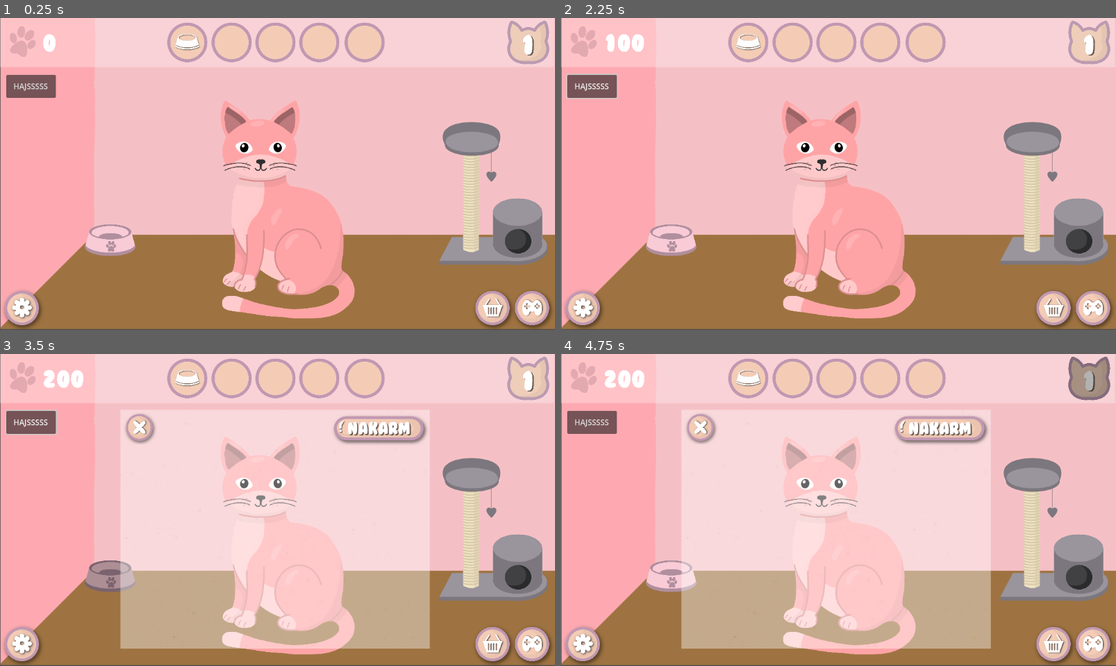
Above: before the commit, frames 1-4 (two rows, left to right).
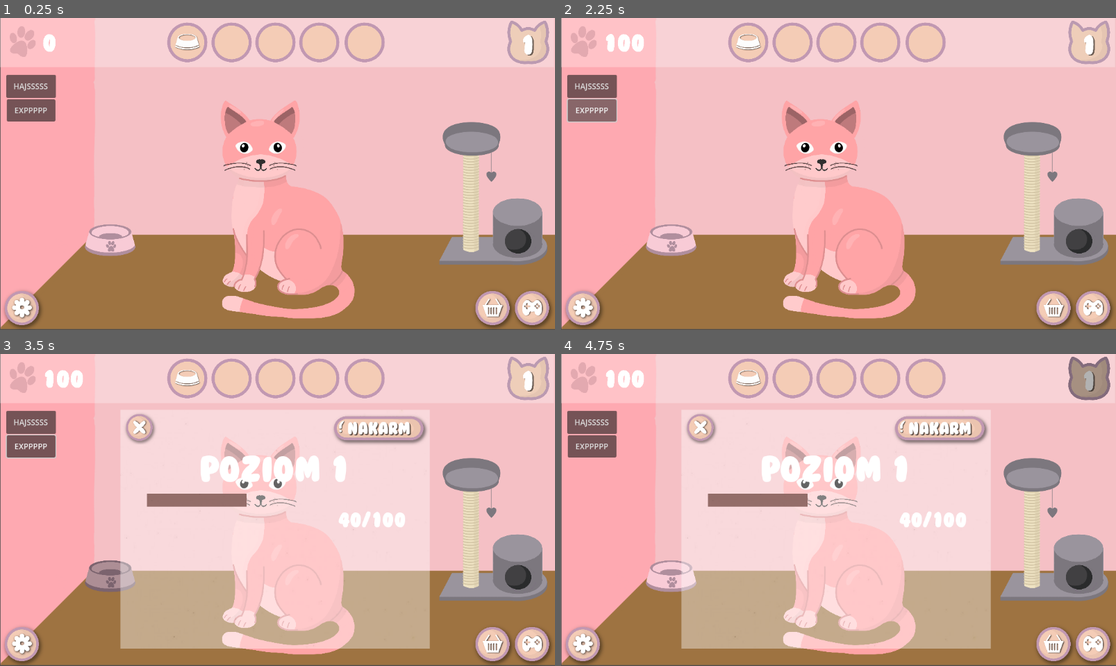
Above: after the commit, the same moments.

Repository: karmeloova/ByteBuddies
Game: Godot game, scene res://Scenes/Rooms/MainRoom.tscn
The game is run twice, just before and just after one commit, with the same random seed, the same clock (stepped at 60 frames per second) and the same inputs.
Inputs (mouse positions are in pixels of both pictures, inside the frame that each line leads up to):
- Up to frame 1 (0.25 s): no input
- Up to frame 2 (2.25 s): click (583, 308) at 0.52 s; click "HAJSSSSS" at 1.25 s; click (594, 111) at 2 s, where only the run after the commit has a clickable "EXPPPPP"
- Up to frame 3 (3.5 s): tap Enter (ui_accept) at 2.75 s; drag from (527, 378) to (111, 578) at 2.77 s
- Up to frame 4 (4.75 s): click "Nakarm" at 3.5 s; tap Enter (ui_accept) at 4.25 s; drag from (672, 578) to (1088, 378) at 4.27 s

The runs differ from the first frame. In frame 1, 0.6% of the frame differs, in the area x 1-62%, y 26-97%; in frame 2, 0.8%; in frame 3, 3.3%, in the area x 1-73%, y 5-97%; in frame 4, 3.2%.

Commit message:
New minigame

Diff:
--- /dev/null
+++ b/Resources/Levels/Level2.tres
@@ -0,0 +1,10 @@
+[gd_resource type="Resource" script_class="Level" load_steps=2 format=3 uid="uid://drrfn7u42bggg"]
+
+[ext_resource type="Script" path="res://Scripts/Resources/Levels.gd" id="1_kn23b"]
+
+[resource]
+script = ExtResource("1_kn23b")
+level = 2
+need_exp = 100
+money_prize = 10
+unlock_something = false
--- /dev/null
+++ b/Resources/Levels/Level3.tres
@@ -0,0 +1,10 @@
+[gd_resource type="Resource" script_class="Level" load_steps=2 format=3 uid="uid://didtxc40kdu0n"]
+
+[ext_resource type="Script" path="res://Scripts/Resources/Levels.gd" id="1_8pjwx"]
+
+[resource]
+script = ExtResource("1_8pjwx")
+level = 3
+need_exp = 200
+money_prize = 150
+unlock_something = false
--- /dev/null
+++ b/Resources/Levels/Level4.tres
@@ -0,0 +1,10 @@
+[gd_resource type="Resource" script_class="Level" load_steps=2 format=3 uid="uid://brnl2nxe8wt0c"]
+
+[ext_resource type="Script" path="res://Scripts/Resources/Levels.gd" id="1_o1s8j"]
+
+[resource]
+script = ExtResource("1_o1s8j")
+level = 4
+need_exp = 300
+money_prize = 200
+unlock_something = false
--- /dev/null
+++ b/Resources/Levels/Level5.tres
@@ -0,0 +1,10 @@
+[gd_resource type="Resource" script_class="Level" load_steps=2 format=3 uid="uid://dcvtl45kugnag"]
+
+[ext_resource type="Script" path="res://Scripts/Resources/Levels.gd" id="1_it0vh"]
+
+[resource]
+script = ExtResource("1_it0vh")
+level = 5
+need_exp = 400
+money_prize = 250
+unlock_something = true
--- a/Scenes/Minigames/CatHop.tscn
+++ b/Scenes/Minigames/CatHop.tscn
@@ -1,13 +1,13 @@
 [gd_scene load_steps=16 format=3 uid="uid://x5i72wcl8spx"]
 
-[ext_resource type="Script" path="res://Scenes/Minigames/Player.gd" id="1_76w8l"]
-[ext_resource type="Script" path="res://Scenes/Minigames/CameraCatHop.gd" id="2_ebytp"]
-[ext_resource type="Script" path="res://Scenes/Minigames/Platforms.gd" id="2_w0emf"]
+[ext_resource type="Script" path="res://Scripts/Minigames/CatJump/Player.gd" id="1_76w8l"]
+[ext_resource type="Script" path="res://Scripts/Minigames/CatJump/CameraCatHop.gd" id="2_ebytp"]
+[ext_resource type="Script" path="res://Scripts/Minigames/CatJump/Platforms.gd" id="2_w0emf"]
 [ext_resource type="FontFile" uid="uid://ccgpsjqwwow8o" path="res://Fonts/Bubblegum.ttf" id="4_v2enh"]
-[ext_resource type="Script" path="res://Scenes/Minigames/CoinsLabel.gd" id="5_4fi6x"]
-[ext_resource type="Script" path="res://Scenes/Minigames/Points.gd" id="5_of3sl"]
+[ext_resource type="Script" path="res://Scripts/Minigames/CatJump/CoinsLabel.gd" id="5_4fi6x"]
+[ext_resource type="Script" path="res://Scripts/Minigames/CatJump/Points.gd" id="5_of3sl"]
 [ext_resource type="PackedScene" uid="uid://doyyhye04gaml" path="res://Scenes/Prefabs/UI/LoseUI.tscn" id="6_wbr14"]
-[ext_resource type="Script" path="res://Scenes/Minigames/Coins.gd" id="6_x1t1n"]
+[ext_resource type="Script" path="res://Scripts/Minigames/CatJump/Coins.gd" id="6_x1t1n"]
 [ext_resource type="PackedScene" uid="uid://cyn346855vab8" path="res://Scenes/Prefabs/UI/PauseUI.tscn" id="9_sdip7"]
 
 [sub_resource type="CanvasTexture" id="CanvasTexture_wclep"]
--- /dev/null
+++ b/Scenes/Minigames/CheckButton.gd
@@ -0,0 +1,14 @@
+extends Control
+
+func _on_texture_button_mouse_entered():
+	if not $TextureButton.disabled :
+		modulate = Color("b2b2b2")
+
+func _on_texture_button_mouse_exited():
+	modulate = Color("ffffff")
+
+func _on_texture_button_pressed():
+	if($"../InstructionNode".all_field_has_data) :
+		SignalManager.check_field.emit()
+	else :
+		print("Nie wszystkie mają dane :c")
--- a/Scenes/Minigames/DragAndDrop.tscn
+++ b/Scenes/Minigames/DragAndDrop.tscn
@@ -1,3 +1,50 @@
-[gd_scene format=3 uid="uid://2q5dqmbag8tm"]
+[gd_scene load_steps=5 format=3 uid="uid://2q5dqmbag8tm"]
+
+[ext_resource type="Script" path="res://Scenes/Minigames/InstructionNode.gd" id="1_pr2fo"]
+[ext_resource type="Script" path="res://Scenes/Minigames/CheckButton.gd" id="2_am64q"]
+[ext_resource type="Texture2D" uid="uid://bowy12qgsf8t3" path="res://Images/UI/Buttons/Button.png" id="2_mlmjo"]
+[ext_resource type="FontFile" uid="uid://ccgpsjqwwow8o" path="res://Fonts/Bubblegum.ttf" id="3_5qsjs"]
 
 [node name="DragAndDrop" type="Node2D"]
+
+[node name="InstructionNode" type="Node2D" parent="."]
+script = ExtResource("1_pr2fo")
+
+[node name="CheckButton" type="Control" parent="."]
+layout_mode = 3
+anchors_preset = 0
+offset_left = 859.0
+offset_top = -8.0
+offset_right = 1230.0
+offset_bottom = 136.0
+scale = Vector2(0.8, 0.8)
+script = ExtResource("2_am64q")
+metadata/_edit_group_ = true
+
+[node name="TextureButton" type="TextureButton" parent="CheckButton"]
+offset_left = 8.75
+offset_top = 17.5
+offset_right = 374.75
+offset_bottom = 137.5
+texture_normal = ExtResource("2_mlmjo")
+ignore_texture_size = true
+stretch_mode = 0
+
+[node name="Label" type="Label" parent="CheckButton"]
+layout_mode = 0
+offset_left = 30.2499
+offset_top = 45.0
+offset_right = 351.25
+offset_bottom = 104.0
+theme_override_colors/font_shadow_color = Color(0, 0, 0, 1)
+theme_override_constants/shadow_offset_x = 2
+theme_override_constants/shadow_offset_y = 2
+theme_override_fonts/font = ExtResource("3_5qsjs")
+theme_override_font_sizes/font_size = 50
+text = "Sprawdz"
+horizontal_alignment = 1
+vertical_alignment = 1
+
+[connection signal="mouse_entered" from="CheckButton/TextureButton" to="CheckButton" method="_on_texture_button_mouse_entered"]
+[connection signal="mouse_exited" from="CheckButton/TextureButton" to="CheckButton" method="_on_texture_button_mouse_exited"]
+[connection signal="pressed" from="CheckButton/TextureButton" to="CheckButton" method="_on_texture_button_pressed"]
--- /dev/null
+++ b/Scenes/Minigames/InstructionNode.gd
@@ -0,0 +1,65 @@
+extends Node2D
+var tab : Array[String] = ["for", "i", "in range", "10", "\n", "print",
+						  "XD"]
+var instruction_node = self
+var Instruction = preload("res://Scenes/Prefabs/Minigames/DragAndDropPrefab.tscn")
+var instruction_instance;
+
+var instruction_pos = Vector2(30,30)
+var field_pos = Vector2(30,204)
+
+var field
+var instruction
+
+var make_enter : bool = false
+var remove_tab : bool = false
+var is_first : bool = true
+var tab_size : int = 100
+@export var all_field_has_data : bool = false
+
+func _ready():
+	for i in range(tab.size()) :
+		if(tab[i] != "\n") :
+			instruction_instance = Instruction.instantiate()
+			instruction_node.call_deferred("add_child", instruction_instance)
+			instruction_instance.get_node("Control/Label").text = tab[i]
+			set_elements_pos(instruction_instance, is_first)
+		else :
+			make_enter = true
+		is_first = false
+
+	SignalManager.added_data_to_field.connect(_on_added_data)
+
+func _on_added_data(text) :
+	all_field_has_data = true
+	for i in instruction_node.get_children() :
+		if !i.get_node("Field").have_data :
+			all_field_has_data = false
+			break
+
+func set_elements_pos(instruction_instance, is_first : bool) :
+	instruction = instruction_instance.get_node("Control")
+	field = instruction_instance.get_node("Field")
+
+	instruction.position = instruction_pos
+	instruction_pos.x += 120
+
+	if(is_first) :
+		field.position = field_pos
+	else :
+		if(make_enter) :
+			if(not remove_tab) :
+				field_pos.x = tab_size
+				field_pos.y += 50
+				field.position = field_pos
+				make_enter = false
+				remove_tab = true
+			else :
+				remove_tab = false
+				make_enter = false
+				field_pos.x = 30
+				field_pos.y += 50
+				field.position = field_pos
+		else :
+			field_pos.x += 120
+			field.position = field_pos
--- a/Scenes/Minigames/WalkToTarget.tscn
+++ b/Scenes/Minigames/WalkToTarget.tscn
@@ -7,7 +7,8 @@
 [ext_resource type="Script" path="res://Scripts/Minigames/WalkToTarget/GenerateBoard.gd" id="5_y7m5q"]
 [ext_resource type="Script" path="res://Scripts/Minigames/WalkToTarget/PlayerGoToTarget.gd" id="6_uoexw"]
 [ext_resource type="Texture2D" uid="uid://xr24310ei2bc" path="res://Images/Backgrounds/LACMTA_Circle_Purple_Line.svg.png" id="7_g0173"]
-[ext_resource type="Texture2D" uid="uid://b417hifsytge3" path="res://Images/Accessories/Miska.png" id="8_sigdh"]
+[ext_resource type="Texture2D" uid="uid://cu0aeijd1ek4e" path="res://Images/Accessories/Bowl/EmptyBowl.png" id="8_1riy0"]
+[ext_resource type="Texture2D" uid="uid://dwwahex67somt" path="res://Images/Accessories/Bowl/Food.png" id="9_y3dwg"]
 [ext_resource type="Script" path="res://Scripts/Minigames/WalkToTarget/Lives.gd" id="10_1r340"]
 [ext_resource type="PackedScene" uid="uid://cyn346855vab8" path="res://Scenes/Prefabs/UI/PauseUI.tscn" id="11_cltnc"]
 [ext_resource type="PackedScene" uid="uid://doyyhye04gaml" path="res://Scenes/Prefabs/UI/LoseUI.tscn" id="11_nlonb"]
@@ -88,7 +89,11 @@
 [node name="Miska" type="Sprite2D" parent="Bowl"]
 position = Vector2(1.19209e-07, -1)
 scale = Vector2(0.0583366, 0.0583366)
-texture = ExtResource("8_sigdh")
+texture = ExtResource("8_1riy0")
+
+[node name="Food" type="Sprite2D" parent="Bowl"]
+scale = Vector2(0.058, 0.058)
+texture = ExtResource("9_y3dwg")
 
 [node name="Layout" type="Node2D" parent="."]
 
--- /dev/null
+++ b/Scenes/Prefabs/LevelPrefab.gd
@@ -0,0 +1,33 @@
+extends Node2D
+
+@export var levels : Array[Level]
+var next_level
+var level_number : int = 0
+var can_be_promoted : bool = true
+
+func _ready():
+	next_level = levels[level_number]
+	$Exp.max_value = next_level.need_exp
+	$Exp.value = VariableManager.current_exp
+	$Level.text = "Poziom 1"
+	$CurrentExp.text = str(VariableManager.current_exp) + "/" + str(next_level.need_exp)
+	SignalManager.add_exp.connect(_on_add_exp)
+
+func _on_add_exp(value):
+	$Exp.value = VariableManager.current_exp
+	$CurrentExp.text = str(VariableManager.current_exp) + "/" + str(next_level.need_exp)
+	if(VariableManager.current_exp >= next_level.need_exp) :
+		if(VariableManager.can_be_promoted) : promotion()
+		else: print("osiągnąłeś maksymalny poziom")
+
+func promotion():
+	VariableManager.current_exp = 0;
+	$Exp.value = VariableManager.current_exp
+	$Level.text = "Poziom " + str(next_level.level)
+	level_number += 1
+	if(level_number == levels.size()-1) :
+		VariableManager.can_be_promoted = false
+	next_level = levels[level_number]
+	$Exp.max_value = next_level.need_exp
+	$CurrentExp.text = str(VariableManager.current_exp) + "/" + str(next_level.need_exp)
+	print("Jestes teraz na poziomie: ", levels[level_number-1].level)
--- /dev/null
+++ b/Scenes/Prefabs/LevelPrefab.tscn
@@ -0,0 +1,42 @@
+[gd_scene load_steps=8 format=3 uid="uid://k2t0np43srls"]
+
+[ext_resource type="Script" path="res://Scenes/Prefabs/LevelPrefab.gd" id="1_cat67"]
+[ext_resource type="Resource" uid="uid://drrfn7u42bggg" path="res://Resources/Levels/Level2.tres" id="2_8aj07"]
+[ext_resource type="Resource" uid="uid://didtxc40kdu0n" path="res://Resources/Levels/Level3.tres" id="3_w4pu6"]
+[ext_resource type="Resource" uid="uid://brnl2nxe8wt0c" path="res://Resources/Levels/Level4.tres" id="4_qi5c2"]
+[ext_resource type="Resource" uid="uid://dcvtl45kugnag" path="res://Resources/Levels/Level5.tres" id="5_2wsh1"]
+[ext_resource type="Texture2D" uid="uid://dl8dw08og2gr8" path="res://Images/Backgrounds/Placeholder_backgorund_minigames.jpg" id="6_6we7l"]
+[ext_resource type="FontFile" uid="uid://ccgpsjqwwow8o" path="res://Fonts/Bubblegum.ttf" id="7_aeqlx"]
+
+[node name="LevelPrefab" type="Node2D"]
+script = ExtResource("1_cat67")
+levels = Array[Resource("res://Scripts/Resources/Levels.gd")]([ExtResource("2_8aj07"), ExtResource("3_w4pu6"), ExtResource("4_qi5c2"), ExtResource("5_2wsh1")])
+
+[node name="Exp" type="TextureProgressBar" parent="."]
+modulate = Color(0.578851, 0.429316, 0.41306, 1)
+offset_left = 7.0
+offset_top = 90.0
+offset_right = 524.0
+offset_bottom = 117.0
+nine_patch_stretch = true
+texture_progress = ExtResource("6_6we7l")
+
+[node name="Level" type="Label" parent="."]
+offset_left = 117.0
+offset_top = 5.0
+offset_right = 356.0
+offset_bottom = 80.0
+theme_override_fonts/font = ExtResource("7_aeqlx")
+theme_override_font_sizes/font_size = 70
+text = "AA"
+horizontal_alignment = 1
+
+[node name="CurrentExp" type="Label" parent="."]
+offset_left = 305.0
+offset_top = 125.0
+offset_right = 544.0
+offset_bottom = 171.0
+theme_override_fonts/font = ExtResource("7_aeqlx")
+theme_override_font_sizes/font_size = 40
+text = "AAAAA"
+horizontal_alignment = 2
--- /dev/null
+++ b/Scenes/Prefabs/Minigames/DragAndDropPrefab.tscn
@@ -0,0 +1,44 @@
+[gd_scene load_steps=5 format=3 uid="uid://uljnqiww4oqr"]
+
+[ext_resource type="Texture2D" uid="uid://c2vj27x4l7mfl" path="res://Images/Grafika_bez_nazwy (1).png" id="1_miwle"]
+[ext_resource type="Script" path="res://Scenes/Prefabs/Minigames/Instruction.gd" id="1_rex6f"]
+[ext_resource type="Script" path="res://Scenes/Prefabs/Minigames/Field.gd" id="2_ypt7q"]
+[ext_resource type="Texture2D" uid="uid://0xgk2wwhegqt" path="res://Images/Grafika_bez_nazwy 2.png" id="3_7bllx"]
+
+[node name="DragAndDropPrefab" type="Node2D"]
+
+[node name="Control" type="Control" parent="."]
+layout_mode = 3
+anchors_preset = 0
+offset_right = 40.0
+offset_bottom = 40.0
+script = ExtResource("1_rex6f")
+
+[node name="Instruction" type="TextureRect" parent="Control"]
+offset_left = 2.0
+offset_top = 2.0
+offset_right = 118.0
+offset_bottom = 44.0
+texture = ExtResource("1_miwle")
+
+[node name="Label" type="Label" parent="Control"]
+layout_mode = 0
+offset_left = 2.0
+offset_top = 2.0
+offset_right = 118.0
+offset_bottom = 44.0
+text = "LALALALA"
+horizontal_alignment = 1
+vertical_alignment = 1
+
+[node name="Field" type="TextureRect" parent="." node_paths=PackedStringArray("instruction", "instruction_texture")]
+offset_left = 31.0
+offset_top = 179.0
+offset_right = 147.0
+offset_bottom = 221.0
+texture = ExtResource("3_7bllx")
+script = ExtResource("2_ypt7q")
+instruction = NodePath("../Control/Label")
+instruction_texture = NodePath("../Control/Instruction")
+
+[connection signal="child_exiting_tree" from="Field" to="Field" method="_on_child_exiting_tree"]
--- /dev/null
+++ b/Scenes/Prefabs/Minigames/Field.gd
@@ -0,0 +1,32 @@
+extends Control
+@export var have_data : bool = false
+@export var instruction : Label
+@export var instruction_texture : TextureRect
+var instruction_text
+
+func _ready():
+	SignalManager.check_field.connect(_on_check_field)
+
+func _can_drop_data(at_position, data):
+	if not have_data :
+		return true
+	else :
+		return false
+
+func _drop_data(at_position, data):
+	data.get_parent().remove_child(data)
+	add_child(data)
+	data.position = Vector2(-2,-2)
+	have_data = true
+	instruction_text = data.get_node("Label").text
+	SignalManager.added_data_to_field.emit(instruction_text)
+
+func _on_check_field() :
+	if(instruction_text == instruction.text) :
+		instruction_texture.modulate = Color("96ffa1")
+	else :
+		instruction_texture.modulate = Color("b6274b")
+
+func _on_child_exiting_tree(node):
+	have_data = false
+	SignalManager.removed_data_from_field.emit(instruction_text)
--- /dev/null
+++ b/Scenes/Prefabs/Minigames/Instruction.gd
@@ -0,0 +1,24 @@
+extends Control
+var draggable : bool = true
+var start_pos = Vector2.ZERO
+var is_mouse : bool = false
+var instruction_font_size
+
+func _ready():
+	instruction_font_size = $Label.get_theme_font_size("font_size")
+
+func _get_drag_data(at_position):
+	var drag_data = Control.new()
+	var texture_rect = TextureRect.new()
+	texture_rect.texture = $Instruction.texture
+	texture_rect.size = $Instruction.size
+	drag_data.add_child(texture_rect)
+	var label = Label.new()
+	label.text = $Label.text
+	label.size = $Label.size
+	label.add_theme_font_size_override("font_size", instruction_font_size)
+	label.vertical_alignment = $Label.vertical_alignment
+	label.horizontal_alignment = $Label.horizontal_alignment
+	drag_data.add_child(label)
+	set_drag_preview(drag_data)
+	return self
--- a/Scenes/Rooms/Button.gd
+++ b/Scenes/Rooms/Button.gd
@@ -9,8 +9,3 @@
 # Called every frame. 'delta' is the elapsed time since the previous frame.
 func _process(delta):
 	pass
-
-
-func _on_pressed():
-	VariableManager.coins += 100
-	SignalManager.change_money.emit()
--- a/Scenes/Rooms/Level.gd
+++ b/Scenes/Rooms/Level.gd
@@ -11,3 +11,4 @@
 func _on_input_event(viewport, event, shape_idx):
 	if(Input.is_mouse_button_pressed(MOUSE_BUTTON_LEFT)) :
 		panel_template.visible = true
+		level.visible = true
--- a/Scenes/Rooms/MainRoom.tscn
+++ b/Scenes/Rooms/MainRoom.tscn
@@ -30,11 +30,12 @@
 [ext_resource type="Resource" uid="uid://c6lobf5d5a0ah" path="res://Resources/Food/Pineapple.tres" id="18_m58wg"]
 [ext_resource type="Texture2D" uid="uid://dwwahex67somt" path="res://Images/Accessories/Bowl/Food.png" id="19_kh8nr"]
 [ext_resource type="Resource" uid="uid://b8qtspxh2opu6" path="res://Resources/Food/Banana.tres" id="19_wcutm"]
-[ext_resource type="Script" path="res://Scenes/Rooms/Button.gd" id="23_ek1bj"]
 [ext_resource type="Texture2D" uid="uid://6adv5bnfl4ff" path="res://Images/UI/Buttons/Back.png" id="24_srg2u"]
 [ext_resource type="Texture2D" uid="uid://bowy12qgsf8t3" path="res://Images/UI/Buttons/Button.png" id="28_7d6xq"]
 [ext_resource type="Texture2D" uid="uid://uhifpi6dj3ce" path="res://Images/Cats/Cat.png" id="32_3rwvs"]
 [ext_resource type="Script" path="res://Scenes/Rooms/Cat.gd" id="32_38vco"]
+[ext_resource type="PackedScene" uid="uid://k2t0np43srls" path="res://Scenes/Prefabs/LevelPrefab.tscn" id="33_0i3x0"]
+[ext_resource type="Script" path="res://Scenes/Rooms/XD.gd" id="36_iupy0"]
 
 [sub_resource type="CanvasTexture" id="CanvasTexture_nyw1b"]
 
@@ -56,6 +57,7 @@
 metadata/_edit_group_ = true
 
 [node name="Image" type="Sprite2D" parent="Cat"]
+texture_filter = 1
 position = Vector2(0, 3.05176e-05)
 texture = ExtResource("32_3rwvs")
 
@@ -178,11 +180,12 @@
 scale = Vector2(0.637435, 0.629913)
 texture = ExtResource("8_kmuo1")
 
-[node name="Level" type="Area2D" parent="UI" node_paths=PackedStringArray("panel_template")]
+[node name="Level" type="Area2D" parent="UI" node_paths=PackedStringArray("panel_template", "level")]
 position = Vector2(1097, 54)
 scale = Vector2(0.190099, 0.190099)
 script = ExtResource("8_vwgn7")
 panel_template = NodePath("../Panels/PanelTemplate")
+level = NodePath("../Panels/Level")
 metadata/_edit_group_ = true
 
 [node name="LevelBackground" type="Sprite2D" parent="UI/Level"]
@@ -504,6 +507,12 @@
 theme_override_font_sizes/font_size = 33
 text = "Nakarm"
 
+[node name="Level" type="Node2D" parent="UI/Panels"]
+visible = false
+
+[node name="LevelPrefab" parent="UI/Panels/Level" instance=ExtResource("33_0i3x0")]
+position = Vector2(298, 200)
+
 [node name="Scratching_post" type="Area2D" parent="."]
 script = ExtResource("14_7xxgu")
 
@@ -515,13 +524,22 @@
 [node name="CollisionPolygon2D" type="CollisionPolygon2D" parent="Scratching_post"]
 polygon = PackedVector2Array(919, 245, 932, 226, 965, 216, 1004, 218, 1033, 230, 1039, 246, 1035, 261, 1035, 270, 1019, …(303 unchanged characters)…
 
-[node name="Button" type="Button" parent="."]
+[node name="XD" type="Node2D" parent="."]
+script = ExtResource("36_iupy0")
+
+[node name="Button" type="Button" parent="XD"]
 offset_left = 13.0
 offset_top = 118.0
 offset_right = 116.0
 offset_bottom = 166.0
 text = "HAJSSSSS"
-script = ExtResource("23_ek1bj")
+
+[node name="Button2" type="Button" parent="XD"]
+offset_left = 14.0
+offset_top = 169.0
+offset_right = 115.0
+offset_bottom = 215.0
+text = "EXPPPPP"
 
 [connection signal="timeout" from="Cat/EatTimer" to="Cat" method="_on_eat_timer_timeout"]
 [connection signal="timeout" from="UI/Needs/Timer" to="UI/Needs" method="_on_timer_timeout"]
@@ -556,4 +574,5 @@
 [connection signal="input_event" from="Scratching_post" to="Scratching_post" method="_on_input_event"]
 [connection signal="mouse_entered" from="Scratching_post" to="Scratching_post" method="_on_mouse_entered"]
 [connection signal="mouse_exited" from="Scratching_post" to="Scratching_post" method="_on_mouse_exited"]
-[connection signal="pressed" from="Button" to="Button" method="_on_pressed"]
+[connection signal="pressed" from="XD/Button" to="XD" method="_on_button_pressed"]
+[connection signal="pressed" from="XD/Button2" to="XD" method="_on_button_2_pressed"]
--- a/Scenes/Minigames/Floor.gd
+++ b/Scenes/Rooms/XD.gd
@@ -1,4 +1,4 @@
-extends Area2D
+extends Node2D
 
 
 # Called when the node enters the scene tree for the first time.
@@ -11,5 +11,9 @@
 	pass
 
 
-func _on_area_shape_entered(area_rid, area, area_shape_index, local_shape_index):
-	print("XDDDDDDDDDDDDDD")
+func _on_button_pressed():
+	VariableManager.coins += 100
+	SignalManager.change_money.emit()
+
+func _on_button_2_pressed():
+	SignalManager.add_exp.emit(20)
--- a/Scripts/Autoload/signal_manager.gd
+++ b/Scripts/Autoload/signal_manager.gd
@@ -22,6 +22,11 @@
 signal add_platform()
 signal generate_coin(last_position, platform_size)
 
+# CODE GAME
+signal check_field()
+signal added_data_to_field(data : String)
+signal removed_data_from_field(data : String)
+
 #------------------ ANIMAL NEEDS ----------------------------
 signal scratch(value)
 signal changed_needs()
@@ -35,3 +40,6 @@
 signal add_coin(value)
 signal go_to_bowl()
 signal eat_end()
+
+#------------------ LEVEL -----------------------------------
+signal add_exp(value)
--- a/Scripts/Autoload/variable_manager.gd
+++ b/Scripts/Autoload/variable_manager.gd
@@ -28,3 +28,7 @@
 #------------- SHOP ------------------
 
 var food_item : Food_Resource
+
+#------------- LEVEL -----------------
+var current_exp : int = 0
+var can_be_promoted : bool = true
--- a/Scenes/Minigames/CameraCatHop.gd
+++ b/Scripts/Minigames/CatJump/CameraCatHop.gd
@@ -5,16 +5,11 @@
 # Called when the node enters the scene tree for the first time.
 func _ready():
 	start_position = position
+	SignalManager.loseGame.connect(_on_lose_game)
 
-	SignalManager.loseGame.connect(_on_lose_game)
-	SignalManager.restartGame.connect(_on_restart_game)
 func _process(delta):
 	if(VariableManager.moved and move) :
 		position.y -= camera_speed*delta
 
 func _on_lose_game() :
 	move = false
-
-func _on_restart_game() :
-	position = start_position
-	move = true
--- a/Scenes/Minigames/Coins.gd
+++ b/Scripts/Minigames/CatJump/Coins.gd
@@ -5,13 +5,8 @@
 # Called when the node enters the scene tree for the first time.
 func _ready():
 	SignalManager.generate_coin.connect(_on_generate_coin)
-	SignalManager.restartGame.connect(_on_restart_game)
 
 func _on_generate_coin(last_position, platform_size) -> void :
 	coin_instance = Coin.instantiate()
 	coins_node.call_deferred("add_child", coin_instance)
 	coin_instance.position = Vector2(last_position.x+platform_size/2-15, last_position.y-40)
-
-func _on_restart_game() :
-	for i in coins_node.get_children() :
-		i.queue_free()
--- a/Scenes/Minigames/CoinsLabel.gd
+++ b/Scripts/Minigames/CatJump/CoinsLabel.gd
@@ -5,7 +5,6 @@
 func _ready():
 	SignalManager.add_coin.connect(_on_add_coin)
 	SignalManager.loseGame.connect(_on_lose_game)
-	SignalManager.restartGame.connect(_on_restart_game)
 	text = "Coins: " + str(coins)
 
 func _on_add_coin(value) :
@@ -14,7 +13,3 @@
 
 func _on_lose_game() :
 	VariableManager.coins += coins
-
-func _on_restart_game() :
-	coins = 0
-	text = "Coins: " + str(coins)
--- a/Scenes/Minigames/Player.gd
+++ b/Scripts/Minigames/CatJump/Player.gd
@@ -12,8 +12,6 @@
 	VariableManager.moved = false
 	start_position = position
 	VariableManager.player_size = $Sprite2D.scale.x
-
-	SignalManager.restartGame.connect(_on_restart_game)
 
 func _physics_process(delta):
 	# Add the gravity.
@@ -38,7 +36,3 @@
 
 func _on_visible_on_screen_notifier_2d_screen_exited():
 	SignalManager.loseGame.emit()
-
-func _on_restart_game() :
-	position = start_position
-	VariableManager.moved = false
--- a/Scenes/Minigames/Points.gd
+++ b/Scripts/Minigames/CatJump/Points.gd
@@ -3,13 +3,12 @@
 # Called when the node enters the scene tree for the first time.
 func _ready():
 	SignalManager.add_point.connect(_on_add_point)
-	SignalManager.restartGame.connect(_on_restart_game)
+	SignalManager.loseGame.connect(_on_lose_game)
 	text = "Score: " + str(0)
 
 func _on_add_point() :
 	points += 1
 	text = "Score: " + str(points)
 
-func _on_restart_game() :
-	points = 0
-	text = "Score: " + str(points)
+func _on_lose_game() :
+	SignalManager.add_exp.emit(points*0.25)
--- a/Scripts/Resources/Levels.gd
+++ b/Scripts/Resources/Levels.gd
@@ -1,4 +1,8 @@
 extends Resource
+
+class_name Level
 
 @export var level : int
 @export var need_exp : int
+@export var money_prize : int
+@export var unlock_something : bool
--- /dev/null
+++ b/level_manager.gd
@@ -0,0 +1,8 @@
+extends Node
+
+# Called when the node enters the scene tree for the first time.
+func _ready():
+	SignalManager.add_exp.connect(_on_add_exp)
+
+func _on_add_exp(value):
+	VariableManager.current_exp += value
--- a/project.godot
+++ b/project.godot
@@ -21,6 +21,13 @@
 SignalManager="*res://Scripts/Autoload/signal_manager.gd"
 VariableManager="*res://Scripts/Autoload/variable_manager.gd"
 Needs="*res://Scripts/Autoload/needs.gd"
+LevelManager="*res://level_manager.gd"
+
+[file_customization]
+
+folder_colors={
+"res://Resources/Levels/": "teal"
+}
 
 [layer_names]
 
Binary file removed: Images/Accessories/Miska.png
Binary file removed: Images/Exit.png
Binary file added: Images/Grafika_bez_nazwy (1).png
Not shown, changed: Images/Grafika_bez_nazwy (1).png.import
Binary file added: Images/Grafika_bez_nazwy 2.png
Not shown, changed: Images/Grafika_bez_nazwy 2.png.import
Not shown: 1 places in Scenes/Minigames/WalkToTarget.tscn that only renumber resources
Not shown: 1 places in Scenes/Rooms/MainRoom.tscn that only renumber resources
Binary file removed: Scripts/Autoload/LevelBackground.png
Renamed: Scenes/Minigames/Platforms.gd -> Scripts/Minigames/CatJump/Platforms.gd
Binary file added: Scripts/Minigames/CatJump/s.png
Not shown, changed: Scripts/Minigames/CatJump/s.png.import
